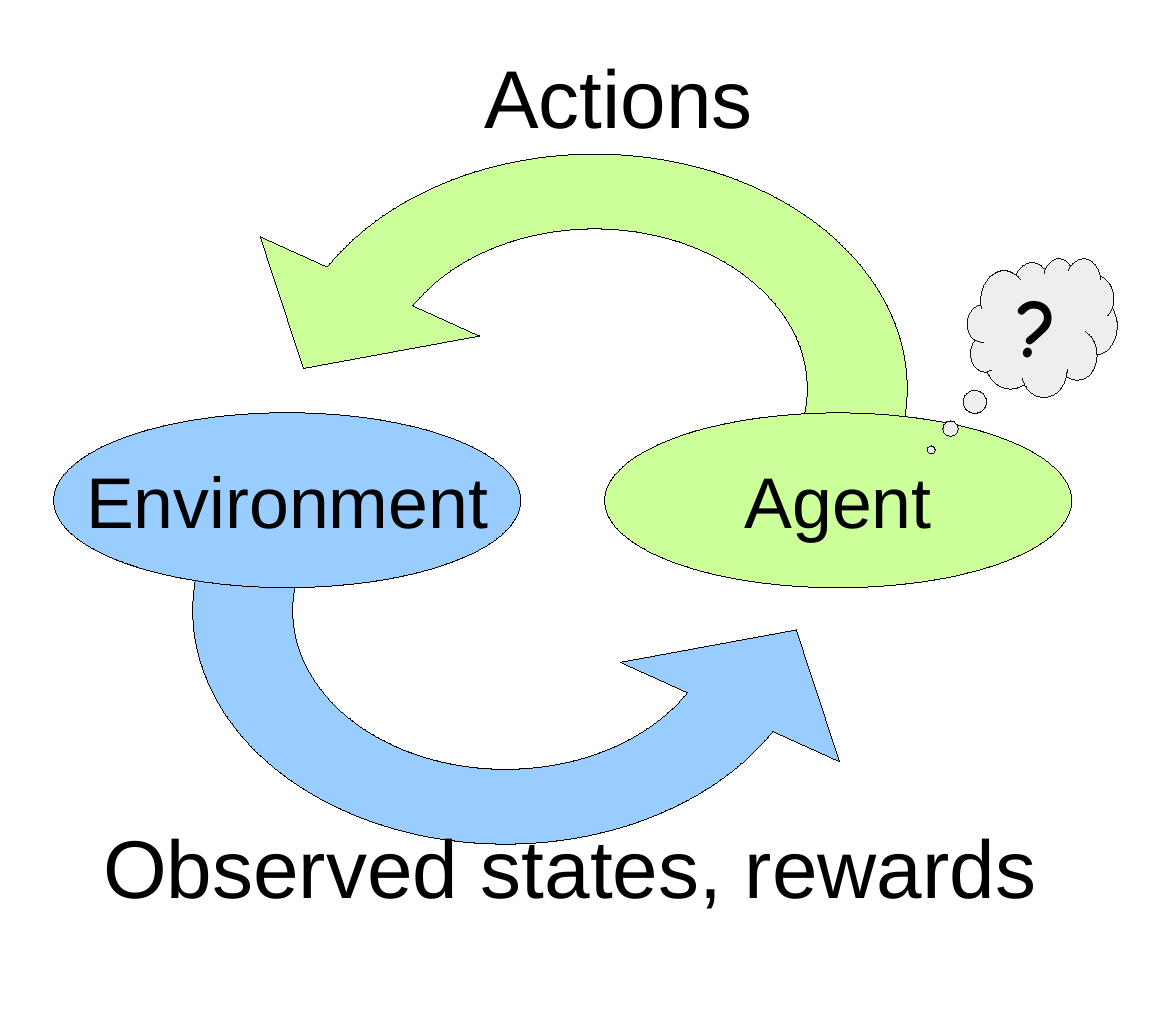
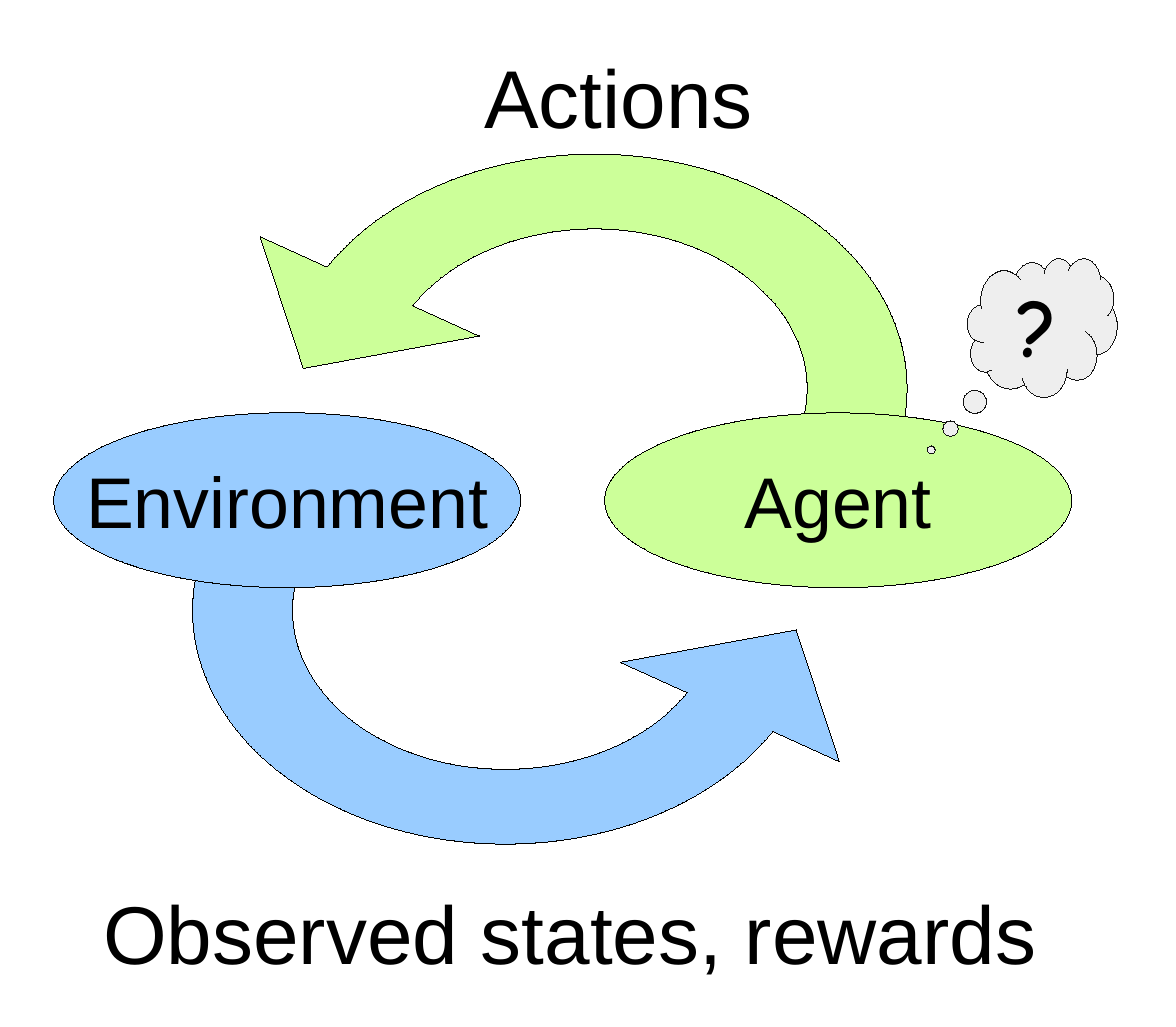
Before and after one commit to banilo/darkcontrol, a slide deck: slide 1 of paper/rl.odp. Drawn at 1176x1027 pixels with LibreOffice and Linux fonts; fonts in the diff are those of the drawing. Boxes give left, top, right and bottom in pixels: in the first picture for what was removed or moved away, otherwise in the second. Text is boxed around its words. In the diff, an @@ line names an element or a change of style, - is before the commit and + after.

```diff
--- a/paper/rl.odp
+++ b/paper/rl.odp
@@ freeform shape at <box>192,376,817,844</box>: outline redrawn @@
@@ text "Observed states, rewards" rewrapped from <box>103,834,1036,909</box> to <box>103,904,1036,975</box> @@
```
Also in this commit, not shown: 5 other files.
